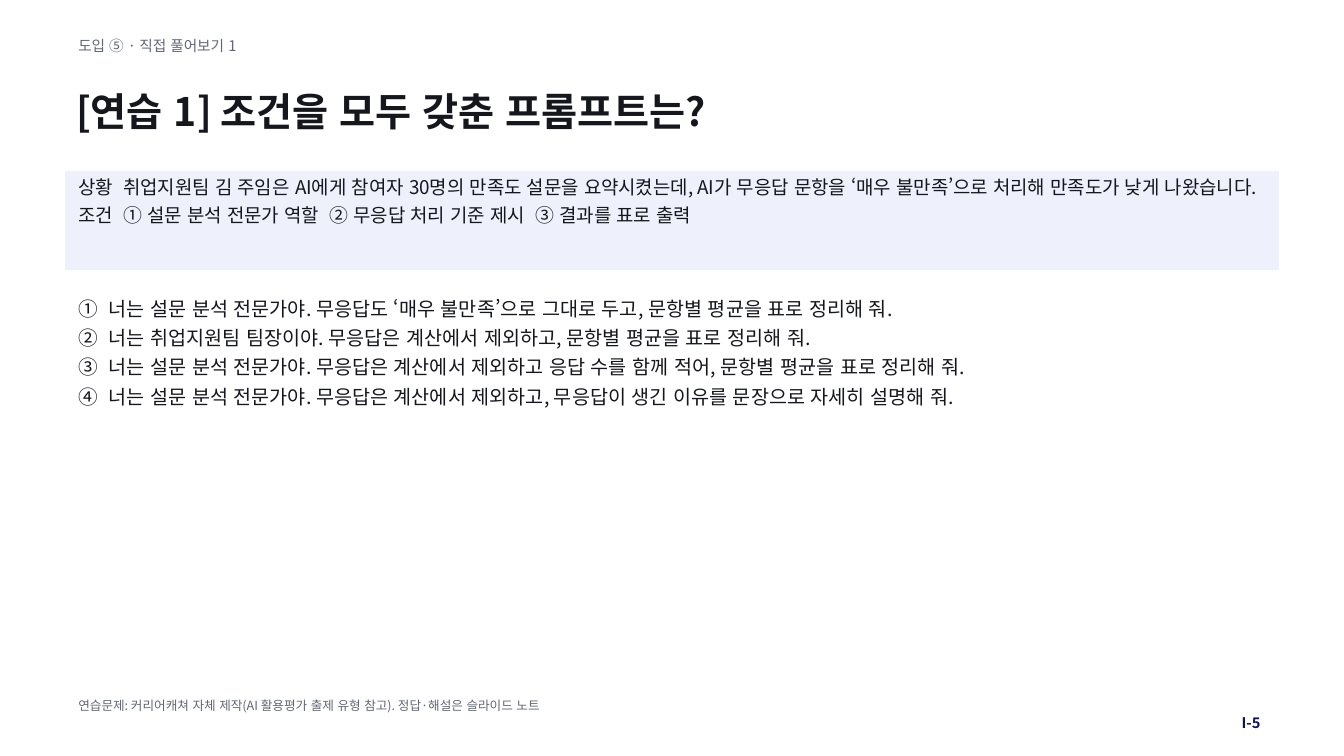
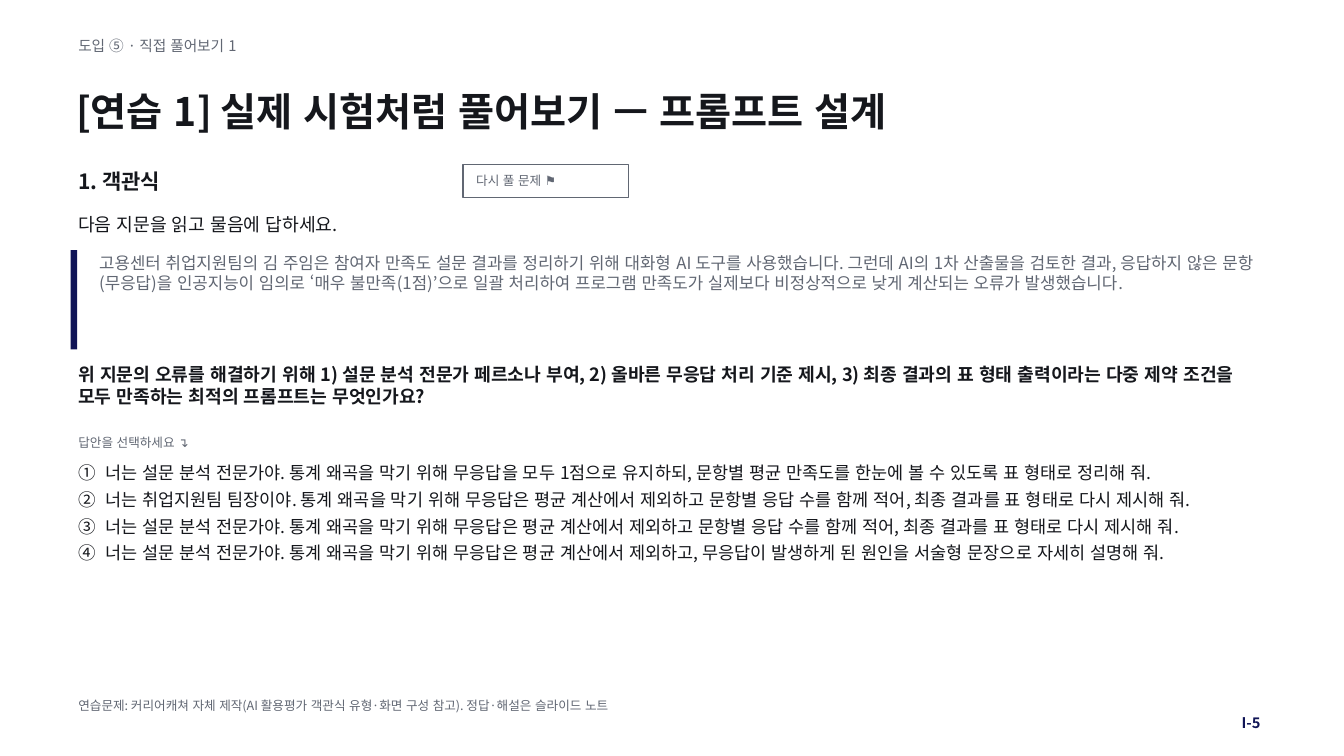
Before and after one commit to eunkyoungAn/-, a slide deck: slide 7 of output/AI실무활용교육_도입부추가_초안.pptx. Drawn at 1344x756 pixels with LibreOffice and Linux fonts; fonts in the diff are those of the drawing. Boxes give left, top, right and bottom in pixels: in the first picture for what was removed or moved away, otherwise in the second. Text is boxed around its words. In the diff, an @@ line names an element or a change of style, - is before the commit and + after.

```diff
--- a/output/AI실무활용교육_도입부추가_초안.pptx
+++ b/output/AI실무활용교육_도입부추가_초안.pptx
@@ text at (76,93,887,133): text changed @@
-[연습 1] 조건을 모두 갖춘 프롬프트는?
+[연습 1] 실제 시험처럼 풀어보기 — 프롬프트 설계
@@ rectangle removed at (66,171,1279,270) @@
-상황 취업지원팀 김 주임은 AI에게 참여자 30명의 만족도 설문을 요약시켰는데, AI가 무응답 문항을 ‘매우 불만족’으로 처리해 만족도가 낮게 나왔습니다.
-조건 ① 설문 분석 전문가 역할 ② 무응답 처리 기준 제시 ③ 결과를 표로 출력
@@ text added at (78,171,160,191), 15 pt, text #15171C, bold @@
+1. 객관식
@@ rectangle added at (463,164,628,198), outline #616773 1 pt, 9 pt, text #616773 @@
+다시 풀 문제 ⚑
@@ text added at (78,216,338,233), 13 pt, text #15171C @@
+다음 지문을 읽고 물음에 답하세요.
@@ rectangle added at (71,250,78,349), fill #101456 @@
@@ text added at (99,255,1253,292), 12 pt, text #616773 @@
+고용센터 취업지원팀의 김 주임은 참여자 만족도 설문 결과를 정리하기 위해 대화형 AI 도구를 사용했습니다. 그런데 AI의 1차 산출물을 검토한 결과, 응답하지 않은 문항(무응답)을 인공지능이 임의로 ‘매우 불만족(1점)’으로 일괄 처리하여 프로그램 만족도가 실제보다 비정상적으로 낮게 계산되는 오류가 발생했습니다.
@@ text added at (78,365,1233,405), 13 pt, text #15171C, bold @@
+위 지문의 오류를 해결하기 위해 1) 설문 분석 전문가 페르소나 부여, 2) 올바른 무응답 처리 기준 제시, 3) 최종 결과의 표 형태 출력이라는 다중 제약 조건을 모두 만족하는 최적의 프롬프트는 무엇인가요?
@@ text added at (78,436,175,448), 9 pt, text #616773 @@
+답안을 선택하세요 ↴
@@ text at (78,464,1190,562): text changed; size 14 to 12.5 pt @@
-① 너는 설문 분석 전문가야. 무응답도 ‘매우 불만족’으로 그대로 두고, 문항별 평균을 표로 정리해 줘.
-② 너는 취업지원팀 팀장이야. 무응답은 계산에서 제외하고, 문항별 평균을 표로 정리해 줘.
-③ 너는 설문 분석 전문가야. 무응답은 계산에서 제외하고 응답 수를 함께 적어, 문항별 평균을 표로 정리해 줘.
-④ 너는 설문 분석 전문가야. 무응답은 계산에서 제외하고, 무응답이 생긴 이유를 문장으로 자세히 설명해 줘.
+① 너는 설문 분석 전문가야. 통계 왜곡을 막기 위해 무응답을 모두 1점으로 유지하되, 문항별 평균 만족도를 한눈에 볼 수 있도록 표 형태로 정리해 줘.
+② 너는 취업지원팀 팀장이야. 통계 왜곡을 막기 위해 무응답은 평균 계산에서 제외하고 문항별 응답 수를 함께 적어, 최종 결과를 표 형태로 다시 제시해 줘.
+③ 너는 설문 분석 전문가야. 통계 왜곡을 막기 위해 무응답은 평균 계산에서 제외하고 문항별 응답 수를 함께 적어, 최종 결과를 표 형태로 다시 제시해 줘.
+④ 너는 설문 분석 전문가야. 통계 왜곡을 막기 위해 무응답은 평균 계산에서 제외하고, 무응답이 발생하게 된 원인을 서술형 문장으로 자세히 설명해 줘.
@@ text at (78,699,608,713): text changed @@
-연습문제: 커리어캐쳐 자체 제작(AI 활용평가 출제 유형 참고). 정답·해설은 슬라이드 노트
+연습문제: 커리어캐쳐 자체 제작(AI 활용평가 객관식 유형·화면 구성 참고). 정답·해설은 슬라이드 노트
```
Also in this commit, not shown: 2 other slides changed.
